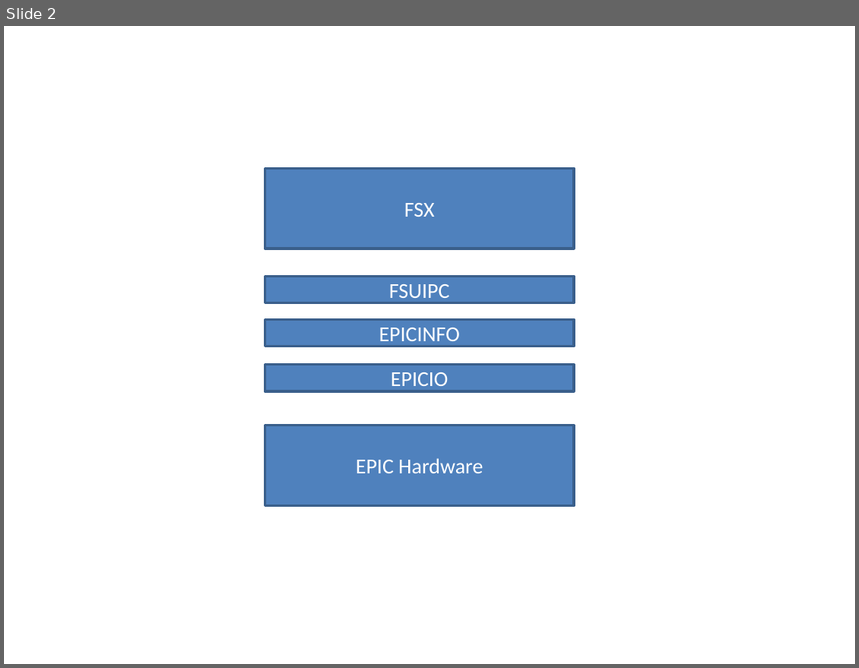
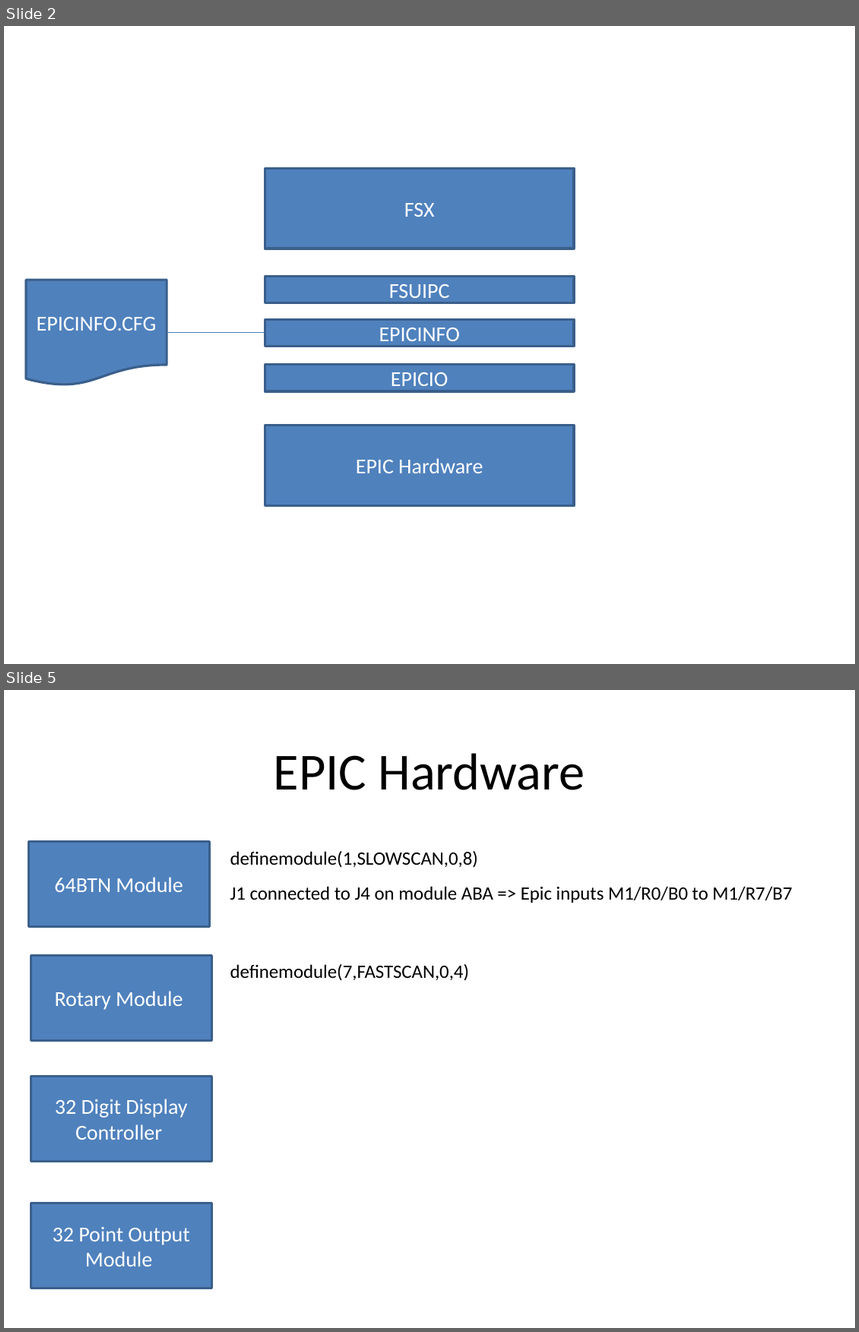
Before and after one commit to kockie69/747-400, a slide deck: 747-400 EPIC.pptx. Shown one above the other, each under a label of ours: slide 2 before the commit, slides 2 and 5 after it; the slides between them are not shown. The pictures are 859x668 and 859x1332 pixels, drawn with LibreOffice and Linux fonts; fonts in the diff are those of the drawing. Boxes give left, top, right and bottom in pixels: in the first picture for what was removed or moved away, otherwise in the second. Text is boxed around its words. In the diff, an @@ line names an element or a change of style, - is before the commit and + after.

```diff
--- a/747-400 EPIC.pptx
+++ b/747-400 EPIC.pptx
@@ slide 5 added at [4,690,855,1328], background #FFFFFF @@
@@ title added at [274,753,585,790], 44 pt, text #000000 @@
+EPIC Hardware
@@ rectangle added at [28,841,210,926], fill #4F81BD, outline #3A5F8C 2 pt, 18 pt, text #FFFFFF @@
+64BTN Module
@@ text added at [230,851,478,868], 16 pt, text #000000 @@
+definemodule(1,SLOWSCAN,0,8)
@@ text added at [230,886,792,903], 16 pt, text #000000 @@
+J1 connected to J4 on module ABA => Epic inputs M1/R0/B0 to M1/R7/B7
@@ rectangle added at [31,955,211,1040], fill #4F81BD, outline #3A5F8C 2 pt, 18 pt, text #FFFFFF @@
+Rotary Module
@@ text added at [230,964,469,981], 16 pt, text #000000 @@
+definemodule(7,FASTSCAN,0,4)
@@ rectangle added at [31,1076,211,1161], fill #4F81BD, outline #3A5F8C 2 pt, 18 pt, text #FFFFFF @@
+32 Digit Display Controller
@@ rectangle added at [31,1203,211,1288], fill #4F81BD, outline #3A5F8C 2 pt, 18 pt, text #FFFFFF @@
+32 Point Output Module
@@ slide 2 changed as well @@
@@ flow chart document added at [26,280,167,386], fill #4F81BD, outline #3A5F8C 2 pt, 18 pt, text #FFFFFF @@
+EPICINFO.CFG
@@ line added from (167, 333) to (265, 333), #4B7EBC 0.75 pt @@
```
Also in this commit, not shown: 1 other slide changed, 3 other slides added, 2 other files.
